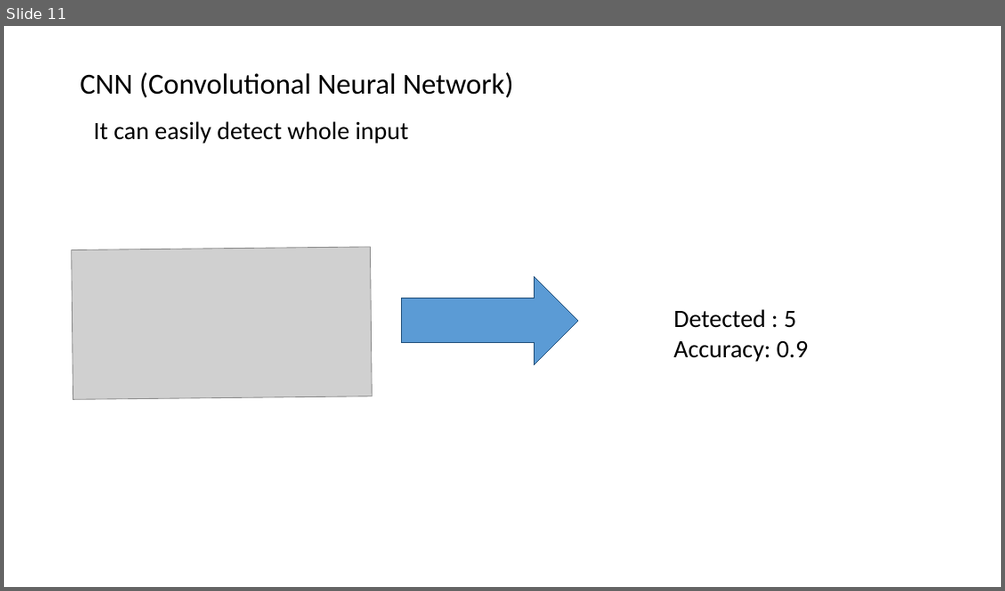
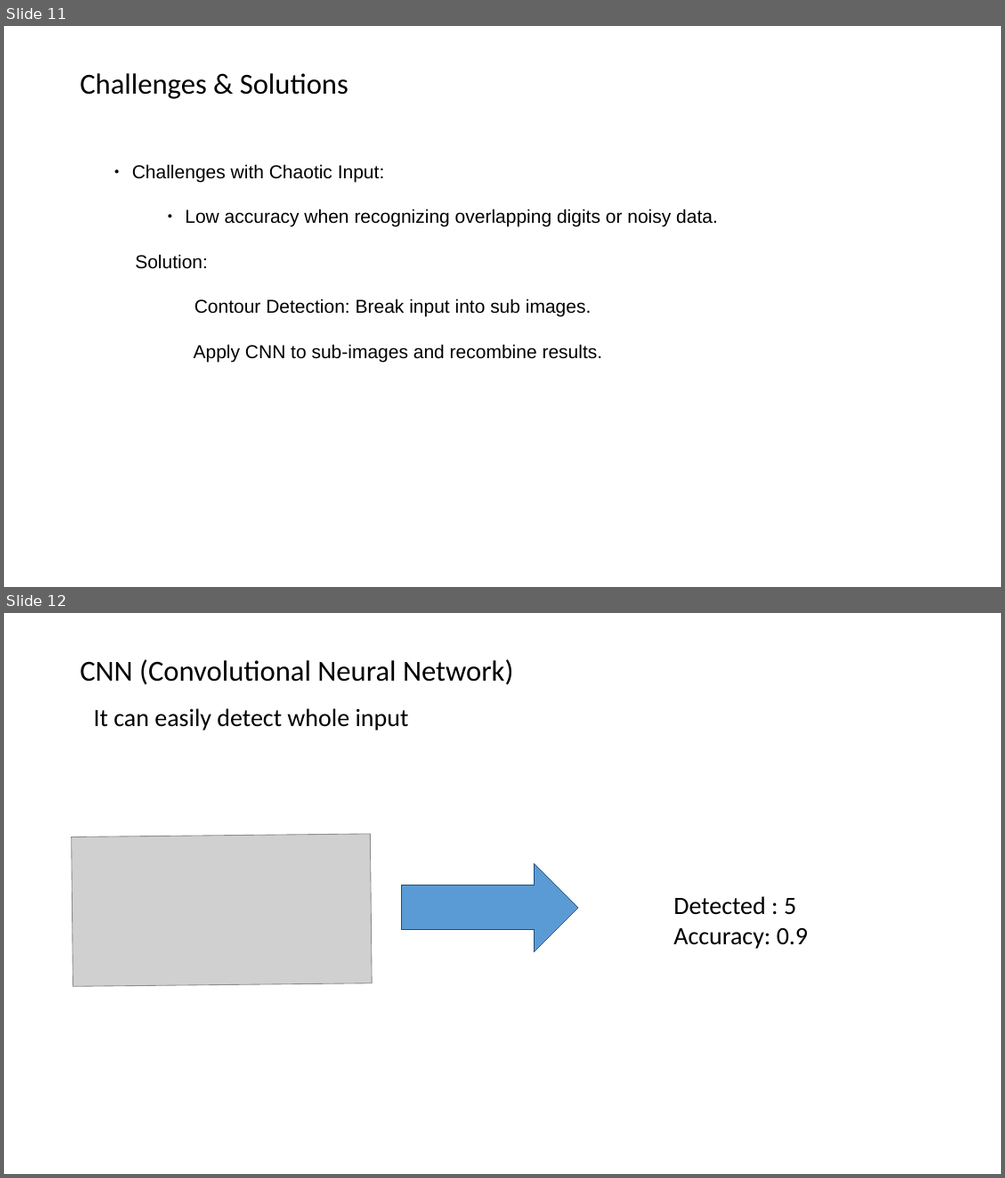
Before and after one commit to inxeoz/ocr_pro, a slide deck: New PPTX Presentation.pptx. Shown one above the other, each under a label of ours: slide 11 before the commit, slides 11 and 12 after it. The pictures are 1005x591 and 1005x1178 pixels, drawn with LibreOffice and Linux fonts; fonts in the diff are those of the drawing; grey boxes stand for pictures. Boxes give left, top, right and bottom in pixels: in the first picture for what was removed or moved away, otherwise in the second. Text is boxed around its words. In the diff, an @@ line names an element or a change of style, - is before the commit and + after.

```diff
--- a/New PPTX Presentation.pptx
+++ b/New PPTX Presentation.pptx
@@ slide 11 added at [4, 26, 1001, 587], background #FFFFFF @@
@@ title added at [80, 73, 348, 99], 28 pt, text #000000 @@
+Challenges & Solutions
@@ text added at [132, 164, 718, 362], 18 pt, text #000000 @@
+● Challenges with Chaotic Input:
+      ● Low accuracy when recognizing overlapping digits or noisy data.
+Solution:
+Contour Detection: Break input into sub images.
+Apply CNN to sub-images and recombine results.
@@ what was slide 11 is now slide 12 @@
```
Also in this commit, not shown: 1 slide changed, 1 other slide added.
